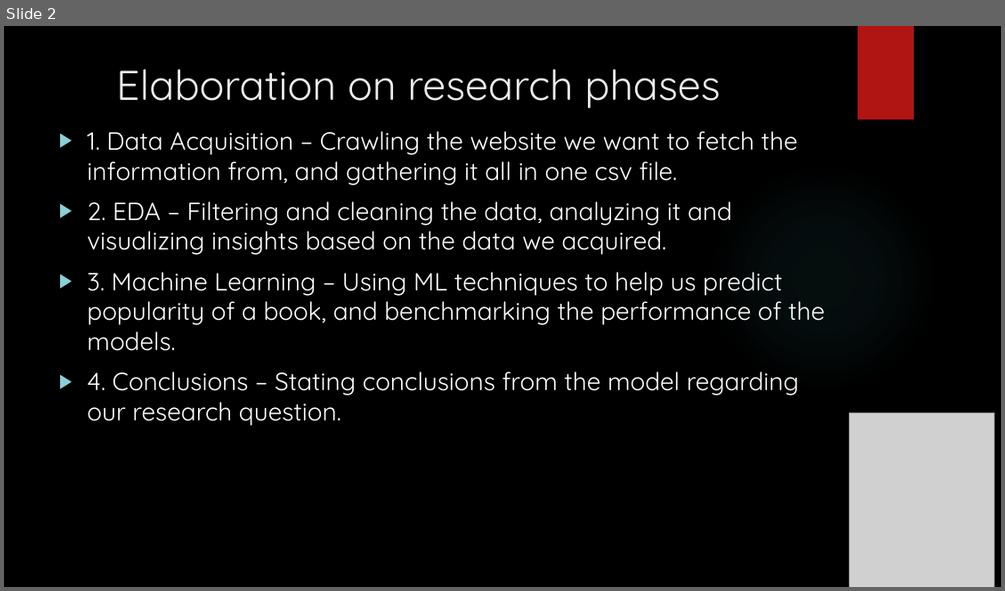
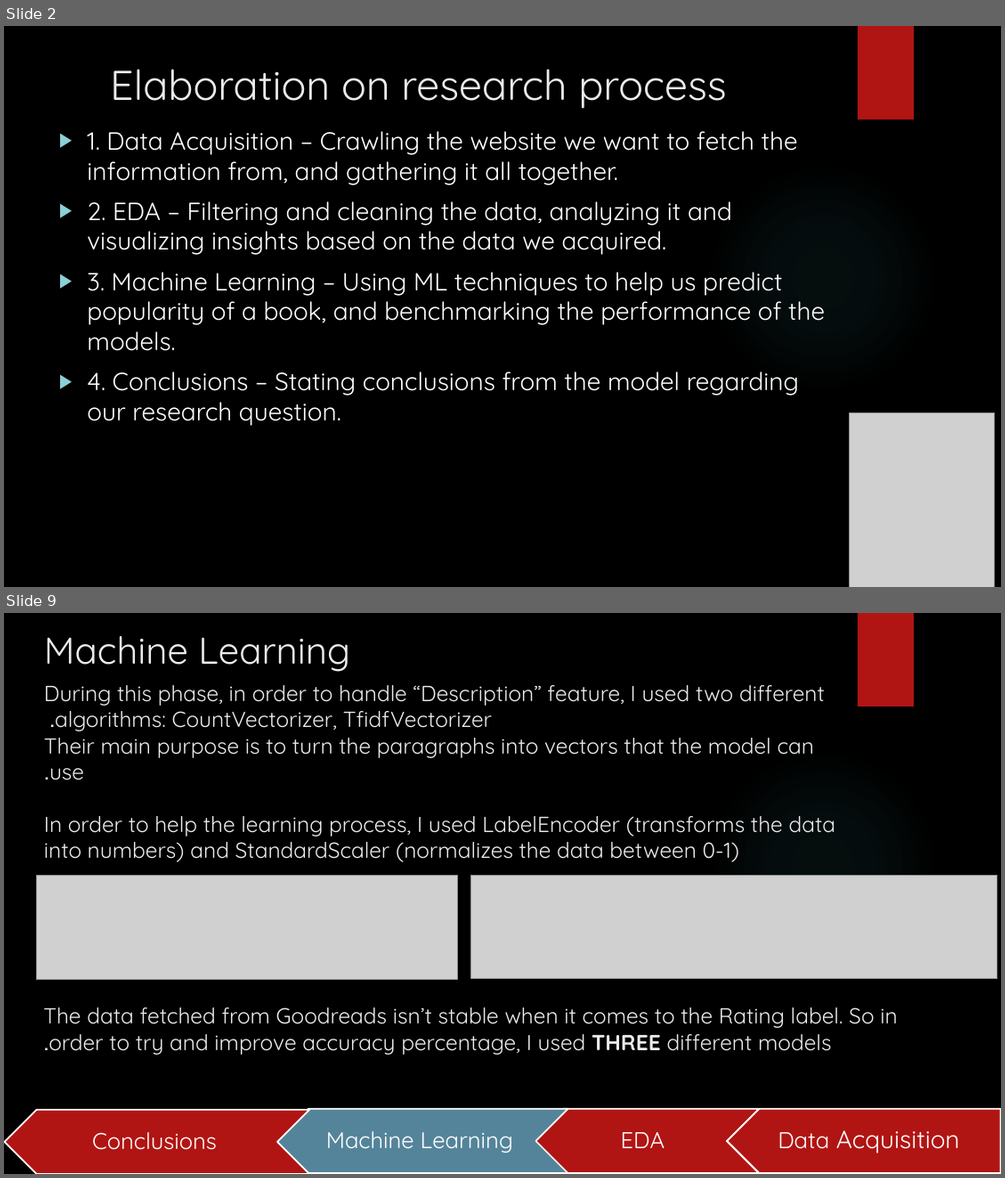
Before and after one commit to yaniv208/DataScienceProject, a slide deck: Books popularity prediction.pptx. Shown one above the other, each under a label of ours: slide 2 before the commit, slides 2 and 9 after it; the slides between them are not shown. The pictures are 1005x591 and 1005x1178 pixels, drawn with LibreOffice and Linux fonts; fonts in the diff are those of the drawing; grey boxes stand for pictures; background and template pictures are left out. Boxes give left, top, right and bottom in pixels: in the first picture for what was removed or moved away, otherwise in the second. Text is boxed around its words. In the diff, an @@ line names an element or a change of style, - is before the commit and + after.

```diff
--- a/Books popularity prediction.pptx
+++ b/Books popularity prediction.pptx
@@ slide 9 added at [4,613,1001,1174], background picture (left out); not listed: 2 template elements that a slide beside it also shows @@
@@ title added at [44,636,350,672], 36 pt, text #EBEBEB @@
+Machine Learning
@@ text added at [44,685,836,862], 21 pt, text #EBEBEB @@
+During this phase, in order to handle “Description” feature, I used two different algorithms: CountVectorizer, TfidfVectorizer.
+Their main purpose is to turn the paragraphs into vectors that the model can use.
+In order to help the learning process, I used LabelEncoder (transforms the data into numbers) and StandardScaler (normalizes the data between 0-1)
@@ picture added at [36,876,457,980] @@
@@ picture added at [470,876,997,979] @@
@@ text added at [43,1007,897,1054], 21 pt, text #EBEBEB @@
+The data fetched from Goodreads isn’t stable when it comes to the Rating label. So in order to try and improve accuracy percentage, I used THREE different models.
@@ chevron added at [4,1110,309,1174], fill #B01513, outline #FFFFFF 1.5 pt @@
@@ chevron added at [276,1109,568,1173], fill #54849A, outline #FFFFFF 1.5 pt @@
@@ chevron added at [531,1109,760,1173], fill #B01513, outline #FFFFFF 1.5 pt @@
@@ pentagon arrow added at [727,1109,1001,1173], fill #B01513, outline #FFFFFF 1.5 pt @@
@@ text added at [92,1132,217,1150], 22 pt, text #FFFFFF @@
+Conclusions
@@ text added at [326,1131,513,1152], 22 pt, text #FFFFFF @@
+Machine Learning
@@ text added at [621,1132,664,1148], 22 pt, text #FFFFFF @@
+EDA
@@ text added at [777,1130,960,1153], 24 pt, text #FFFFFF @@
+Data Acquisition
@@ slide 2 changed as well @@
@@ title at [110,69,726,109]: text changed @@
-Elaboration on research phases
+Elaboration on research process
@@ text at [87,131,798,185]: text changed @@
-▶ 1. Data Acquisition – Crawling the website we want to fetch the information from, and gathering it all in one csv file.
+▶ 1. Data Acquisition – Crawling the website we want to fetch the information from, and gathering it all together.
```
Also in this commit, not shown: 4 other slides changed, 6 other slides added, 3 other files.
